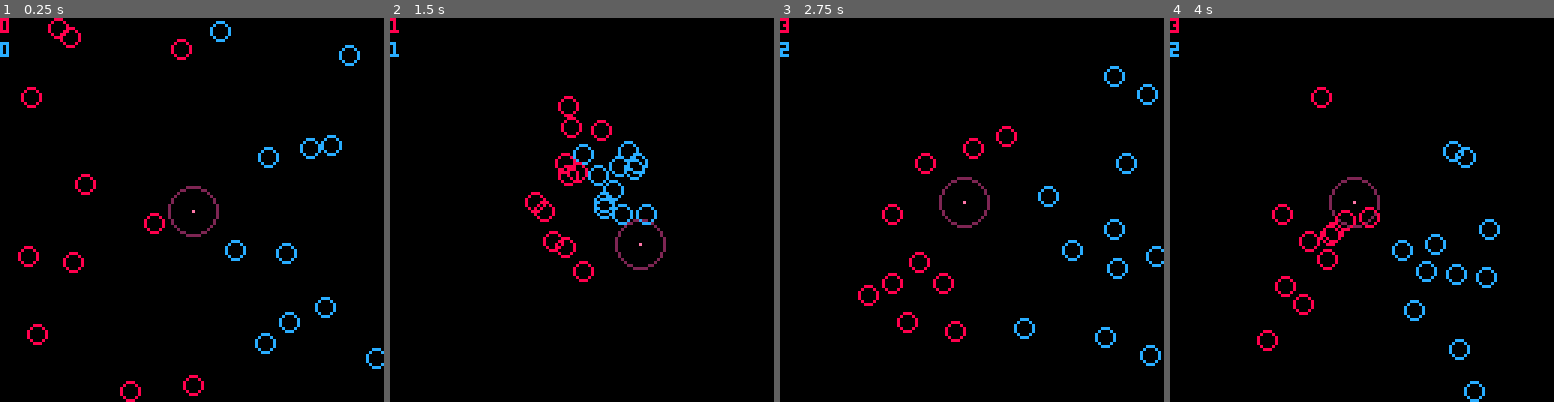
Above: before the commit, frames 1-4 (left to right).
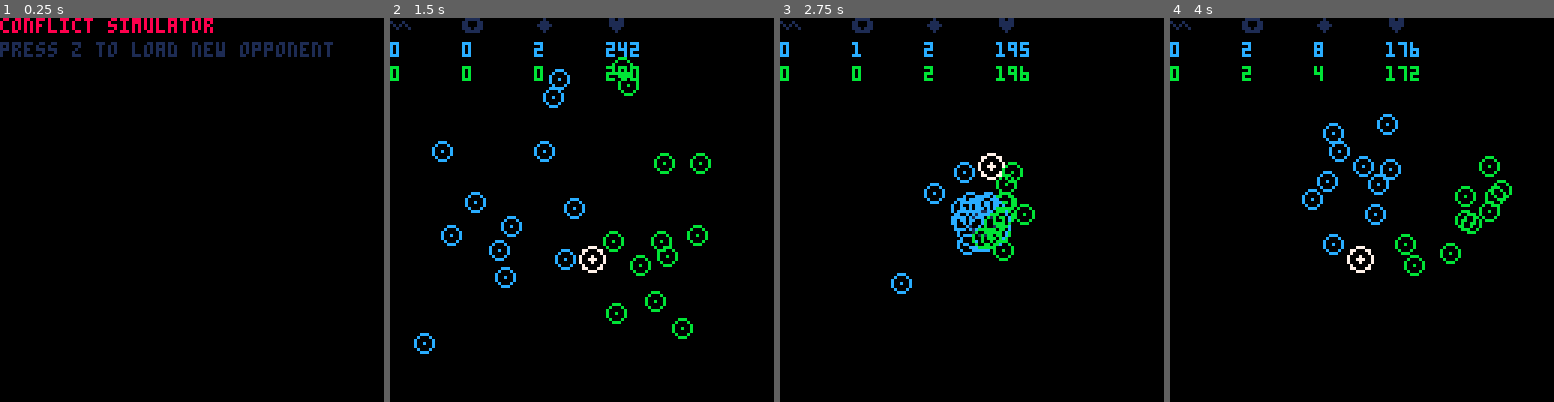
Above: after the commit, the same moments.

Repository: dillones/pico-8
Game: PICO-8 cartridge ai.p8
Same seed, same stepped clock (60 frames per second), same inputs: the game is played once before the commit and once after it.
Inputs:
- Up to frame 1 (0.25 s): no input
- Up to frame 2 (1.5 s): tap O (Z key) at 0.33, 0.7, 1.43 s
- Up to frame 3 (2.75 s): tap O (Z key) at 2.22 s
- Up to frame 4 (4 s): tap O (Z key) at 3.1, 3.98 s

The runs differ from the first frame. In frame 1, 4.6% of the frame differs, in the area x 0-100%, y 0-100%; in frame 2, 6.0%, in the area x 0-84%, y 0-88%; in frame 3, 5.7%; in frame 4, 5.5%.

Commit message:
AI Conflict Generator

Diff:
--- a/ai.p8
+++ b/ai.p8
@@ -3,67 +3,151 @@
 __lua__
 frame = 0
 anim  = 0
-sz = 10
-ai1 = {}
-ai2 = {}
+sz  = 23
+ai  = {}
+obs = {}
+fa  = {}
+fas = 2
+winner = 0
+victory = false
+menu = true
+
+--world physics
+ori = {}
+grip  = 0.98
+force = 0.03
 
 function _init()
 cls()
 
-for i=0,sz do
-	ai1[i] = agent:new(
-	rnd()*64,
-	rnd()*128,
-	8)
-end
-for i=0,sz do
-	ai2[i] = agent:new(
-	64+rnd()*64,
-	rnd()*128,
-	12)
-end
+fa[0] = faction(0,8,2)
+fa[1] = faction(1,12,1)
+fa[2] = faction(2,3)
+
+ori = vec:new(64,64)
+obs = obst:new(64,64)
+
+ for i=0,sz do
+ 	ai[i] = agent:new(
+ 	i,
+ 	rnd()*64+64*(i%2),
+ 	rnd()*128,
+ 	fa[i%fas])
+ 	fa[i%fas].hps += ai[i].hp
+ end
+
+end
+
+function reset()
+
+	for i=0,fas do
+		fa[i].dead = 0
+		fa[i].pts = 0
+		fa[i].hps = 0
+	end
+
+ for i=0,sz do
+ 	ai[i]:reset(
+ 	i,
+ 	rnd()*64+64*(i%2),
+ 	rnd()*128,
+ 	fa[i%fas])
+ 	fa[i%fas].hps += ai[i].hp
+ end
+
 end
 
 function _update()
+if menu == false then
 	for i=0,sz do
 	for t=0,sz do
- 	if t!=i then
-  ai1[i]:flock(ai1[t])
-  ai2[i]:flock(ai2[t])
-
-  ai1[i]:fight(ai2[t])
-  ai2[i]:fight(ai1[t])
+ 	if i != t then
+  	ai[i]:think(ai[t])
   end
- end
- end
+	end
+ end
+
+  d = {}
+  d[0] = 0
+  d[1] = 0
 
  for i=0,sz do
- 	ai1[i]:update()
- 	ai2[i]:update()
- end
-
- end
+ 	ai[i]:update()
+ 	if ai[i].hp < 1 then
+ 	d[ai[i].fa] += 1
+ 	end
+ end
+
+ for i=0,fas do
+ 	fa[i].dead = d[i]
+ 	if fa[i].dead == 12
+ 	 and victory == false then
+  	fa[i] = faction(i)
+  	fa[(i+1)%fas].win += 1
+  	winner = fa[(i+1)%fas].id
+			victory = true
+ 	end
+ end
+
+ if btn(4) and victory then
+ 	reset()
+ 	victory = false
+ end
+else
+
+ if btn(4) and menu then
+ 	reset()
+ 	menu = false
+ end
+
+end
+end
 
 function _draw()
  cls()
-
- candy:display()
+ if menu==false then
+
+ candy:draw()
+	--obs:draw()
 
 	for i=0,sz do
- ai1[i]:display()
- ai2[i]:display()
- end
-
+ ai[i]:draw()
+ end
+
+	if victory then
+		print("🐱 wins",0,0,fa[winner].c1)
+		print("press z to load new opponent",0,8,1)
+	else
+ print("∧",0,0,1)
+ print("⬇️",24,0,1)
+	print("◆",48,0,1)
+	print("♥",72,0,1)
+	for i=0,fas-1 do
+ print(fa[i].win,0,8*(i+1),fa[i].c1)
+	print(fa[i].dead,24,8*(i+1),fa[i].c1)
+	print(fa[i].pts,48,8*(i+1),fa[i].c1)
+	print(fa[i].hps,72,8*(i+1),fa[i].c1)
+	end
+ end
+ else
+ 	print("conflict simulator",0,0,8)
+		print("press z to load new opponent",0,8,1)
+
+ end
 end
 -->8
 -- agent
 agent = {}
+agent.id = 0
 agent.loc = {}
 agent.vel = {}
 agent.acc = {}
 agent.x = 0
 agent.y = 0
-agent.faction = 0
+agent.fa = 0
+agent.hp = 0
+agent.c1 = 0
+agent.c2 = 0
 
 --stats
 agent.sep_d = 0
@@ -75,32 +159,55 @@
 agent.coh_d = 0
 agent.coh_m = 0
 
+agent.fight_d = 0
+agent.fight_m = 0
+
+agent.avoid_m = 0
+
 agent.force = 0
-
-function agent:new(x,y,f)
+agent.grip = .99
+
+agent.seq = 0
+agent.tmr = 24
+
+function agent:new(id,x,y,f)
 
 	loc = vec:new(x,y)
-	vel = vec:new(rnd()-0.5,rnd()-0.5)
+	vel = vec:new(0,0)
 	acc = vec:new(0,0)
 
 	local inst = {}
+	inst.id  = id
  inst.loc = loc
  inst.vel = vel
  inst.acc = acc
 
- inst.sep_d = 5
- inst.sep_m = 4
-
- inst.ali_d = 10
- inst.ali_m = 0.2
-
- inst.coh_d = 25
- inst.coh_m = 0.1
-
- inst.frg_m = 10
- inst.force = 0.06
-
-	inst.faction = f
+ inst.sep_d = f.sep_d
+ inst.sep_m = f.sep_m
+
+ inst.ali_d = f.ali_d
+ inst.ali_m = f.ali_m
+
+ inst.coh_d = f.coh_d
+ inst.coh_m = f.coh_m
+
+ inst.frg_m = f.forage
+ inst.force = f.force
+
+ inst.fight_d = f.fight_d
+ inst.fight_m = f.fight_m
+
+	inst.avoid_m = f.avoid_m
+
+	inst.fa = f.id
+	inst.hp = 20
+	inst.grip = f.grip
+
+	inst.seq = 0
+	inst.tmr = 24
+
+	inst.c1 = f.c1
+	inst.c2 = f.c2
 
 	setmetatable(inst, self)
 	self.__index = self
@@ -108,71 +215,146 @@
 	return inst
 	end
 
-function agent:update(t)
-
+function agent:reset(id,x,y,f)
 	s = self
-	f = s:forage()
-	self.acc:add(f)
-
-	s.acc:norm()
-	s.acc:mult(self.force)
-	s.vel:add(self.acc)
-
-	s.vel:mult(0.99)
-	s.loc:add(self.vel)
-
-	if s.loc:dist(candy) < 4 then
-	candy:spawn(s.faction)
-	end
-
-end
-
-function agent:display()
+ s.loc:set(x,y)
+ s.vel:set(0,0)
+ s.acc:set(0,0)
+
+ s.sep_d = f.sep_d
+ s.sep_m = f.sep_m
+
+ s.ali_d = f.ali_d
+ s.ali_m = f.ali_m
+
+ s.coh_d = f.coh_d
+ s.coh_m = f.coh_m
+
+ s.frg_m = f.forage
+ s.force = f.force
+
+ s.fight_d = f.fight_d
+ s.fight_m = f.fight_m
+
+	s.avoid_m = f.avoid_m
+
+	s.force = f.force
+	s.grip = f.grip
+	s.hp = f.hp
+
+	s.tmr = 24
+
+	s.c1 = f.c1
+	s.c2 = f.c2
+
+end
+
+function agent:update()
+ s = self
+
+	if s.hp > 0 then
+
+ 	f = s:forage()
+ 	s.acc:add(f)
+
+ 	//s:avoid(obs,s)
+
+ 	s.acc:norm()
+ 	s.acc:mult(s.force)
+ 	s.vel:add(s.acc)
+
+ 	s.vel:mult(s.grip)
+ 	s.loc:add(s.vel)
+
+ 	c_dist = s.loc:dist(candy)
+ 	if c_dist < 6 then
+  	candy:spawn(s.fa)
+  	s.hp += 2
+  	fa[s.fa].pts +=2
+  	fa[s.fa].hps +=2
+ 	end
+ 	end
+
+ if s.tmr == 24
+ and s.hp == 0 then
+ sfx(2,3,0,7)
+ end
+
+end
+
+function agent:draw()
 	s = self
+	if(s.hp > 0) then
 	circ(s.loc.x,
 						s.loc.y,
-						3,s.faction)
-
-	s.acc:mult(100)
-	--pset(s.loc.x+s.vel.x,
-	--					s.loc.y+s.vel.y, 8)
-
-	s.acc:set(0,0)
+						3,s.c1)
+	pset(s.loc.x,s.loc.y,s.c1)
+
+	else if s.tmr != 0 then
+	circ(s.loc.x,
+						s.loc.y,
+						3+4-s.tmr/6,s.c2)
+	circ(s.loc.x,
+						s.loc.y,
+						0+3*((24-s.tmr)/3),
+						s.c1)
+
+	s.tmr-=1
+	end
+	end
+end
+
+function agent:think(ai)
+		s = self
+ 	if s.fa == ai.fa and ai.hp > 0 then
+ 	s:flock(ai)
+ 	else if ai.hp > 0 then
+ 	s:fight(ai)
+ 	end
+ 	end
 end
 
 function agent:flock(t)
-
-	d = self.loc:dist(t.loc)
-
-	if d < self.sep_d then
- 	v = self:sep(t.loc)
- 	v:mult(self.sep_m)
+	s = self
+	d = s.loc:dist(t.loc)
+
+	if d < s.sep_d
+	then
+ 	v = s:sep(t.loc)
+ 	v:mult(s.sep_m)
+ 	s.acc:add(v)
+ end
+ if d < s.ali_d then
+ 	v = s:ali(t.vel)
+ 	v:mult(s.ali_m)
+ 	s.acc:add(v)
+	end
+	if  d < s.coh_d
+	and d > s.sep_d then
+ 	v = s:coh(t.loc)
+ 	v:mult(s.coh_m)
  	self.acc:add(v)
- end
- if d < self.ali_d then
- 	v = self:ali(t.vel)
- 	v:mult(self.ali_m)
- 	self.acc:add(v)
-	end
-	if  d < self.coh_d
-	and d > self.sep_d then
- 	v = self:coh(t.loc)
- 	v:mult(self.coh_m)
- 	self.acc:add(v)
 	end
 
 end
 
 function agent:fight(t)
-	d = self.loc:dist(t.loc)
-	if d < 40 then
-	v = self:sep(t.loc)
-	v:mult(2)
-	self.acc:add(v)
-	end
-	if d < 5 then
-	self.vel:mult(0.9)
-	self.acc:add(v)
+	s = self
+	if s.hp/t.hp > 1.5 then agg = -1
+	else agg = 1 end
+
+	d = s.loc:dist(t.loc)
+ 	if d < s.fight_d then
+ 	v = s:sep(t.loc)
+ 	v:mult(s.fight_m*agg)
+ 	s.acc:add(v)
+	end
+	if d < 6
+	and s.hp > 0 then
+		s.vel:mult(0.8)
+ 	s.hp -= 1
+ 	fa[s.fa].hps -=1
+ 	sfx(1,1,0,4)
 	end
 end
 
@@ -204,6 +386,107 @@
 		return(v)
 end
 -->8
+--obsticles
+obst = {}
+obst.loc = {}
+obst.size = 51
+
+function obst:new(x,y)
+	local inst = {}
+
+	inst.loc = vec:new(x,y)
+
+	setmetatable(inst, self)
+	self.__index = self
+	return inst
+end
+
+function obst:draw()
+	s = self
+	circ(s.loc.x, s.loc.y,
+	s.size, 7)
+end
+-->8
+--candy!
+candy = {}
+
+candy.x = 64
+candy.y = 64
+
+s1 = 0
+s2 = 0
+
+function candy:draw()
+	--circ(self.x, self.y, 8, 6)
+	circ(self.x, self.y, 4, 7)
+	circfill(self.x, self.y, 1, 7)
+
+end
+
+function candy:spawn(id)
+	sfx(0,0,0,16)
+	self.x = 64+(rnd()*32-16)
+	self.y = 64+(rnd()*32-15)
+	for i in all(fact) do
+	if id == fact.id then
+		fact.pts +=1
+	end
+	end
+end
+-->8
+--faction generator
+function faction(id)
+s = {}
+
+pl = {}
+pl[0] = {a=8,d=2}
+pl[1] = {a=14,d=2}
+pl[2] = {a=12,d=1}
+pl[3] = {a=11,d=3}
+pl[4] = {a=10,d=9}
+
+s.id = id
+s.pid=flr(rnd(5))
+
+for f in all(fa) do
+  while s.pid == f.pid do
+  s.pid += 1
+  s.pid %= 5
+  end
+end
+
+s.c1 = pl[s.pid].a
+s.c2 = pl[s.pid].d
+
+s.sep_d = 4+rnd()*5
+s.sep_m = 5+rnd()*5
+
+s.ali_d = s.sep_d+rnd()*20
+s.ali_m = 1+rnd()*1
+
+s.coh_d = s.sep_d+rnd()*15
+s.coh_m = rnd()*1
+
+s.force = force
+s.forage = 10+rnd()*10
+
+s.fight_d = 10+rnd()*20
+s.fight_m = rnd()*5+2
+
+s.avoid_m = 10+rnd()*20*-1
+
+s.hp    = 20
+s.grip  = grip
+s.force = force
+
+s.dead = 0
+s.win  = 0
+s.pts = 0
+s.hps = 0
+
+return s
+end
+-->8
 -- veclib
 vec = {}
 vec_mt = {__index = vec}
@@ -225,17 +508,40 @@
 	self.y = y
 end
 
-function vec:copy()
-	return(vec:new(self.x, self.y))
+function vec:copy(v)
+		local inst = {}
+ 	inst.x = v.x
+ 	inst.y = v.y
+ 	setmetatable(inst, self)
+ 	self.__index = self
+
+ 	return inst
 end
 
 function vec:norm()
+	if  (abs(self.x) > 0)
+	and (abs(self.y) > 0) then
+ 	a = v.x^2
+ 	b = v.y^2
+ 	c = sqrt(a+b)
+ 	self:div(c)
+	end
+end
+
+function vec:limit(n)
+	if self:length() > n then
+	self:norm()
+	self:mult(n)
+	end
+end
+
+function vec:length()
 	if  (self.x != 0)
 	and (self.y != 0) then
  	a = v.x^2
  	b = v.y^2
  	c = sqrt(a+b)
- 	self:div(c)
+ 	return c
 	end
 end
 
@@ -246,10 +552,14 @@
 
 function vec:dist(v)
 	c = 0
-	if  (self.x != 0)
-	and (self.y != 0) then
-	a = (self.x-v.x)^2
-	b = (self.y-v.y)^2
+	t1 = self.x-v.x
+	t2 = self.y-v.y
+
+	if  (t1 != 0)
+	and (t2 != 0)
+	then
+	a = (t1)^2
+	b = (t2)^2
 	c = sqrt((a+b))
 	end
 	return c
@@ -268,29 +578,6 @@
 function vec:div(n)
 	self.x /= n
 	self.y /= n
-end
--->8
---candy!
-candy = {}
-
-candy.x = 64
-candy.y = 64
-
-f1 = 0
-f2 = 0
-
-function candy:display()
-	circ(self.x, self.y, 8, 2)
-	pset(self.x, self.y, 14)
-	print(f1,0,0,8)
-	print(f2,0,8,12)
-end
-
-function candy:spawn(f)
-	self.x = 32+rnd()*(128-64)
-	self.y = 32+rnd()*(128-64)
-	if f==8 then f1+=1 end
-	if f==12 then f2+=1 end
 end
 __gfx__
 00000000007777000077770000076000000000000000000000000000000000000000000000000000000000000000000000000000000000000000000000000000
@@ -307,13 +594,13 @@
 00000000000000000000000000000000000000000000000000000000000000000000000000000000000000000000000000000000000000000000000000000000
 00000000000000000000000000000000000000000000000000000000000000000000000000000000000000000000000000000000000000000000000000000000
 00000000000000000000000000000000000000000000000000007777770000000000000000000000000000000000000000000000000000000000000000000000
-00000000000000000000000000000000000000000000000000007777770000000000000000000000000000000000000000000000000000000000000000000000
-00000000000000000000000000000000000000000000000000007777770000000000000000000000000000000000000000000000000000000000000000000000
-00000000000000000000000000000000000000000000000000007777770000000000000000000000000000000000000000000000000000000000000000000000
-00000000000000000000000000000000000000000000000000007777770000000000000000000000000000000000000000000000000000000000000000000000
-00000000000000000000000000000000000000000000000000007777770000000000000000000000000000000000000000000000000000000000000000000000
-00000000000000000000000000000000000000000000000000000000000000000000000000000000000000000000000000000000000000000000000000000000
-00000000000000000000000000000000000000000000000000000000000000000000000000000000000000000000000000000000000000000000000000000000
+00000007777777777700000000000000000000000000000000007777770000000000000000000000000000000000000000000000000000000000000000000000
+00000070000700000700000000000000000000000000000000007777770000000000000000000000000000000000000000000000000000000000000000000000
+00000700000700000700000000000000000000000000000000007777770000000000000000000000000000000000000000000000000000000000000000000000
+00007000700770077000000000000000000000000000000000007777770000000000000000000000000000000000000000000000000000000000000000000000
+00007000007000007000000000000000000000000000000000007777770000000000000000000000000000000000000000000000000000000000000000000000
+00007007007000007000000000000000000000000000000000000000000000000000000000000000000000000000000000000000000000000000000000000000
+00007777777777770770000000000000000000000000000000000000000000000000000000000000000000000000000000000000000000000000000000000000
 00000000000000000000000000000000000000000000000000000000000000000000000000000000000000000000000000000000000000000000000000000000
 00000000000000000000000000000000000000000000000000000000000000000000000000000000000000000000000000000000000000000000000000000000
 00000000000000000000000000000000000000000000000000000000000000000000000000000000000000000000000000000000000000000000000000000000
@@ -381,17 +668,17 @@
 00777700007777000077770000777700007777000077770000000000000000000000000000000000000000000000000000000000000000000000000000000000
 __map__
 1111111111111111111111111111111111111111111111111111111111111111111111111111111111111111111111111111111111110000000000000000000000000000000000000000000000000000000000000000000000000000000000000000000000000000000000000000000000000000000000000000000000000000
-1111111111111111111111111111111111111111111111111111111111111111111111111111111111111111111111111111111111110000000000000000000000000000000000000000000000000000000000000000000000000000000000000000000000000000000000000000000000000000000000000000000000000000
-1111111111111100001111111111111111111111111111111111111111111111111111111111111111111111111111111111111111110000000000000000000000000000000000000000000000000000000000000000000000000000000000000000000000000000000000000000000000000000000000000000000000000000
-1111000080888681998188111111111111111111111111111111111111111111111111111111111111111111111111111111111111110000000000000000000000000000000000000000000000000000000000000000000000000000000000000000000000000000000000000000000000000000000000000000000000000000
-11110000899092a6888989111100111111111111111111111111111111111111111111111111111111111111111111111111111111110000000000000000000000000000000000000000000000000000000000000000000000000000000000000000000000000000000000000000000000000000000000000000000000000000
-1111111189a69181a8a092111100111111111111111111111111111111111111111111111111111111111111111111111111111111110000000000000000000000000000000000000000000000000000000000000000000000000000000000000000000000000000000000000000000000000000000000000000000000000000
-111111119099a8909999a8000000111111111111111111111111111111111111111111111111111111111111111111111111111111110000000000000000000000000000000000000000000000000000000000000000000000000000000000000000000000000000000000000000000000000000000000000000000000000000
-11111111908886a1819988000000111111111111111111111111111111111111111111111111111111111111111111111111111111110000000000000000000000000000000000000000000000000000000000000000000000000000000000000000000000000000000000000000000000000000000000000000000000000000
-111111118990a886918192001111111111111111111111111111111111111111111111111111111111111111111111111111111111110000000000000000000000000000000000000000000000000000000000000000000000000000000000000000000000000000000000000000000000000000000000000000000000000000
-11111111a6a199a8a6a1a8000000111111111111111111111111111111111111111111111111111111111111111111111111111111110000000000000000000000000000000000000000000000000000000000000000000000000000000000000000000000000000000000000000000000000000000000000000000000000000
-1111111111111111111111111111111111111111111111111111111111111111111111111111111111111111111111111111111111110000000000000000000000000000000000000000000000000000000000000000000000000000000000000000000000000000000000000000000000000000000000000000000000000000
-1111111111111111111111111111111111111111111111111111111111111111111111111111111111111111111111111111111111110000000000000000000000000000000000000000000000000000000000000000000000000000000000000000000000000000000000000000000000000000000000000000000000000000
+1111000000000000000000000000000000000000001111111111111111111111111111111111111111111111111111111111111111110000000000000000000000000000000000000000000000000000000000000000000000000000000000000000000000000000000000000000000000000000000000000000000000000000
+1111000000000000000000111111111100000000001111111111111111111111111111111111111111111111111111111111111111110000000000000000000000000000000000000000000000000000000000000000000000000000000000000000000000000000000000000000000000000000000000000000000000000000
+1111000000000000000000111111111100000000001111111111111111111111111111111111111111111111111111111111111111110000000000000000000000000000000000000000000000000000000000000000000000000000000000000000000000000000000000000000000000000000000000000000000000000000
+1111000000000000000000111111111100000000001111111111111111111111111111111111111111111111111111111111111111110000000000000000000000000000000000000000000000000000000000000000000000000000000000000000000000000000000000000000000000000000000000000000000000000000
+1111000000000000000000111111111100000000001111111111111111111111111111111111111111111111111111111111111111110000000000000000000000000000000000000000000000000000000000000000000000000000000000000000000000000000000000000000000000000000000000000000000000000000
+1111000000000000000000111111111100000000001111111111111111111111111111111111111111111111111111111111111111110000000000000000000000000000000000000000000000000000000000000000000000000000000000000000000000000000000000000000000000000000000000000000000000000000
+1111000000000000000000111111111100000000001111111111111111111111111111111111111111111111111111111111111111110000000000000000000000000000000000000000000000000000000000000000000000000000000000000000000000000000000000000000000000000000000000000000000000000000
+1111000000000000000000111111111100000000001111111111111111111111111111111111111111111111111111111111111111110000000000000000000000000000000000000000000000000000000000000000000000000000000000000000000000000000000000000000000000000000000000000000000000000000
+1111000000000000000000111111111100000000001111111111111111111111111111111111111111111111111111111111111111110000000000000000000000000000000000000000000000000000000000000000000000000000000000000000000000000000000000000000000000000000000000000000000000000000
+1111000000000000000000000000000000000000001111111111111111111111111111111111111111111111111111111111111111110000000000000000000000000000000000000000000000000000000000000000000000000000000000000000000000000000000000000000000000000000000000000000000000000000
+1111000000000000000000000000000000000000001111111111111111111111111111111111111111111111111111111111111111110000000000000000000000000000000000000000000000000000000000000000000000000000000000000000000000000000000000000000000000000000000000000000000000000000
 1111111111111111132121212112111111111111111111111111111111111111111111111111111111111111111111111111111111110000000000000000000000000000000000000000000000000000000000000000000000000000000000000000000000000000000000000000000000000000000000000000000000000000
 1111111111111111111111111111111111111111111111111111111111111111111111111111111111111111111111111111111111110000000000000000000000000000000000000000000000000000000000000000000000000000000000000000000000000000000000000000000000000000000000000000000000000000
 1111111111111111111111111111111111111111111111111111111111111111111111111111111111111111111111111111111111110000000000000000000000000000000000000000000000000000000000000000000000000000000000000000000000000000000000000000000000000000000000000000000000000000
Not shown, changed: the sound effects (__sfx__) section of ai.p8
Not shown, changed: ai.html
Not shown, changed: ai.js
